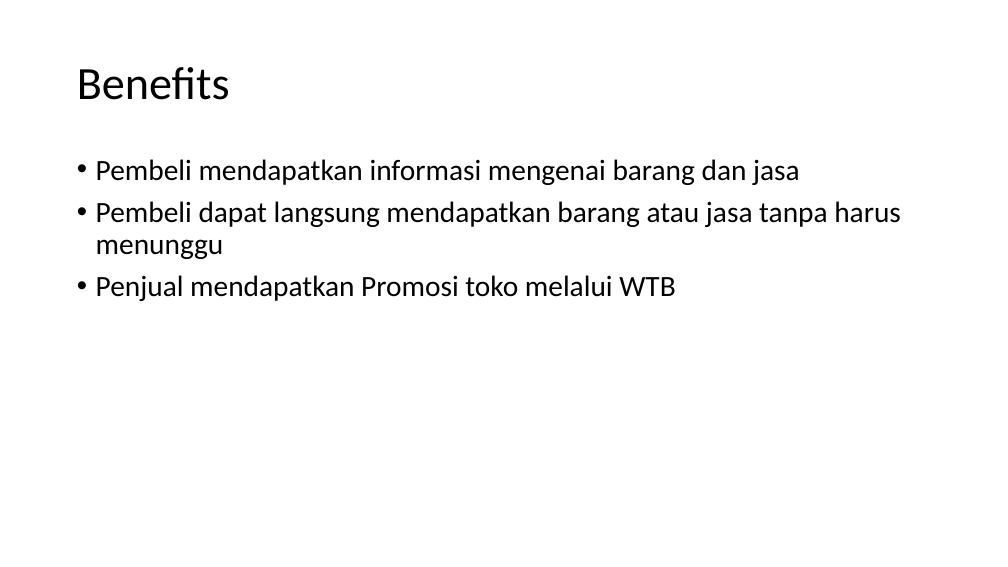
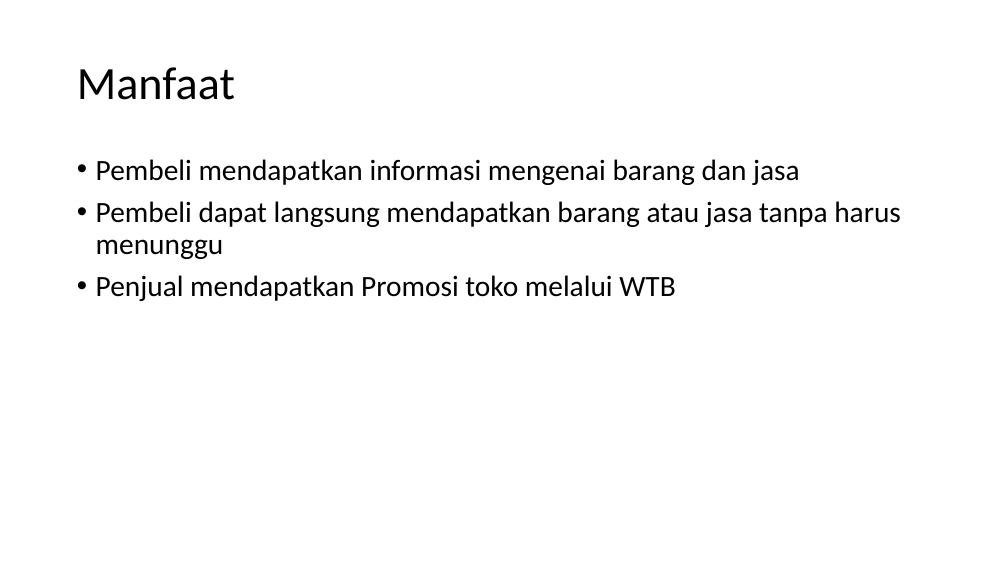
Before and after one commit to pierrekatuhe/WTB, a slide deck: slide 7 of New folder/Presentation.pptx (slide 11 before the commit). Drawn at 1008x567 pixels with LibreOffice and Linux fonts; fonts in the diff are those of the drawing. Boxes give left, top, right and bottom in pixels: in the first picture for what was removed or moved away, otherwise in the second. Text is boxed around its words. In the diff, an @@ line names an element or a change of style, - is before the commit and + after.

```diff
--- a/New folder/Presentation.pptx
+++ b/New folder/Presentation.pptx
@@ title at box(77, 67, 235, 100): text changed @@
-Benefits
+Manfaat
```
Also in this commit, not shown: 10 other slides changed, 5 slides added, 1 slide removed, 4 other files.
